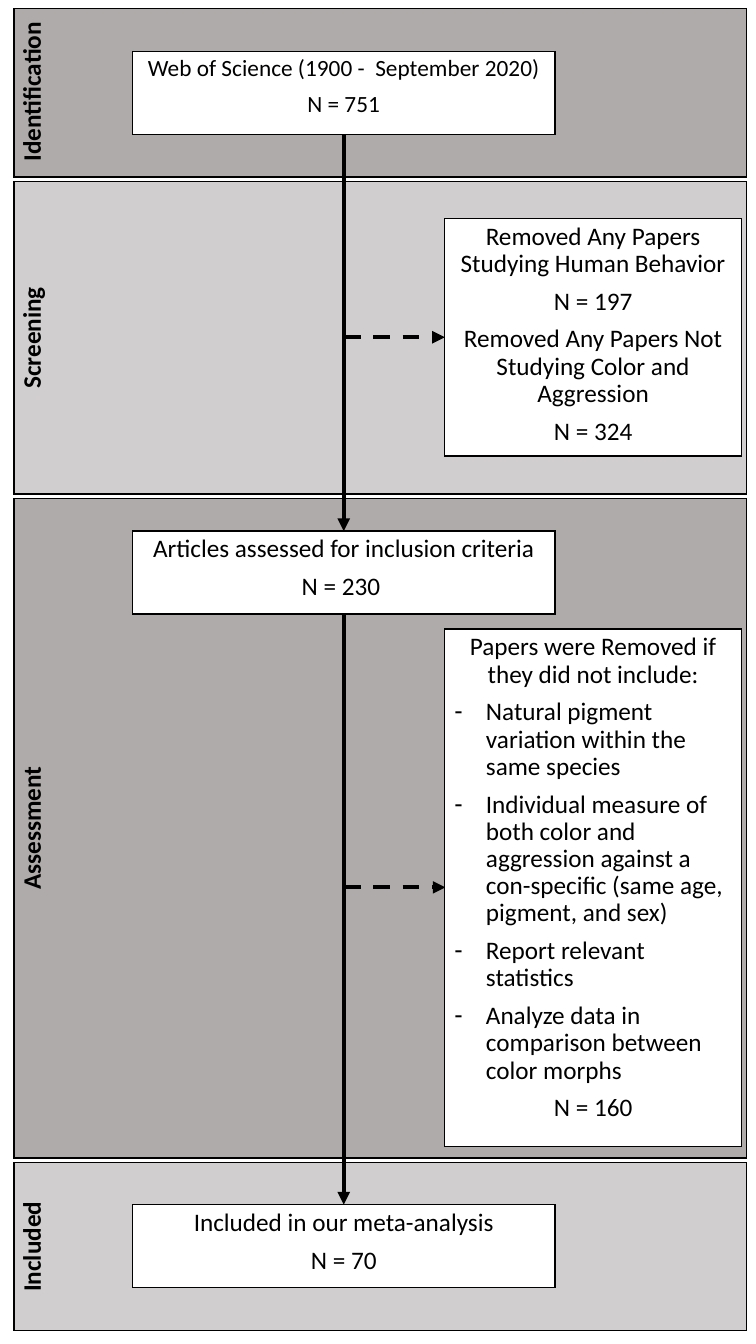
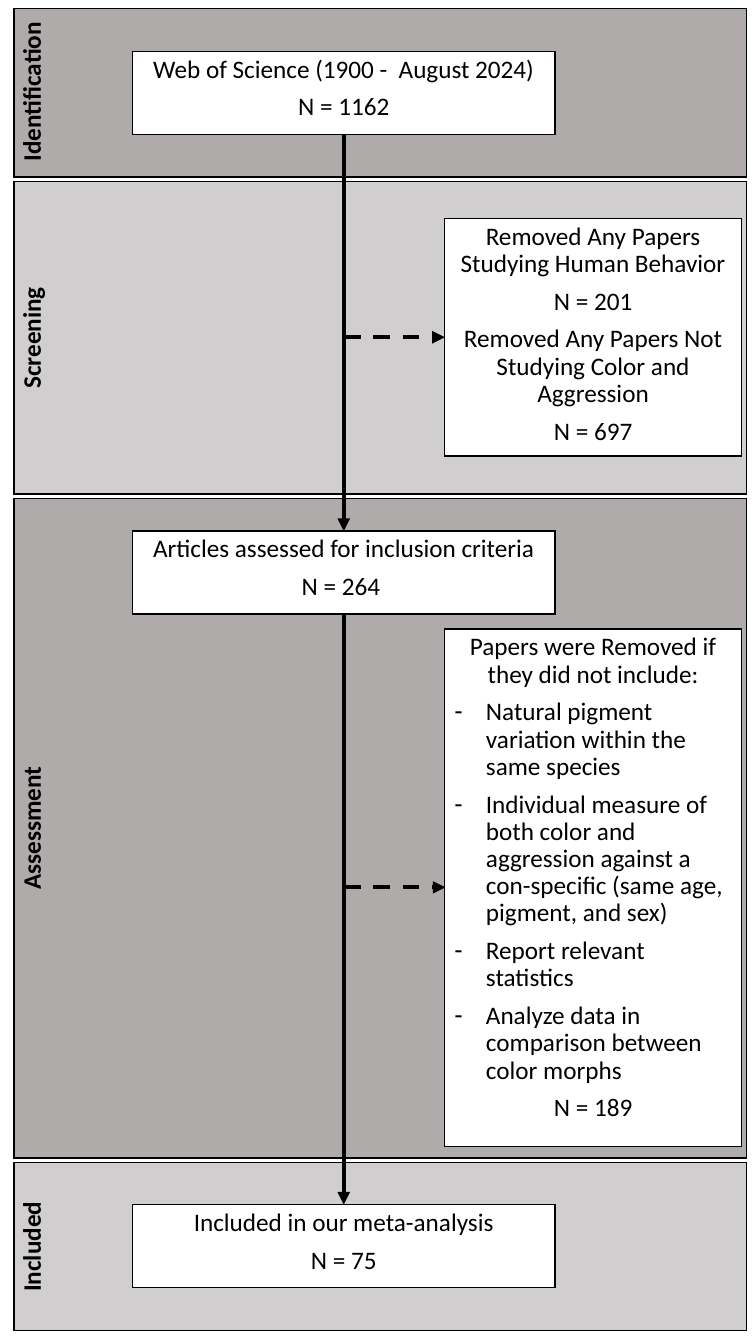
Before and after one commit to sruckman/meta-analysis, a slide deck: slide 1 of R Files/Figures/Figure 1 Flow Diagram.pptx. Drawn at 756x1344 pixels with LibreOffice and Linux fonts; fonts in the diff are those of the drawing. Boxes give left, top, right and bottom in pixels: in the first picture for what was removed or moved away, otherwise in the second. Text is boxed around its words. In the diff, an @@ line names an element or a change of style, - is before the commit and + after.

```diff
--- a/R Files/Figures/Figure 1 Flow Diagram.pptx
+++ b/R Files/Figures/Figure 1 Flow Diagram.pptx
@@ subtitle at [153, 59, 534, 115]: text changed; size 16.6 to 18 pt @@
-Web of Science (1900 - September 2020)
-N = 751
+Web of Science (1900 - August 2024)
+N = 1162
@@ text in rectangle at [554, 293, 632, 310]: text changed @@
-N = 197
+N = 201
@@ text in rectangle at [554, 423, 632, 441]: text changed @@
-N = 324
+N = 697
@@ text in rectangle at [302, 578, 380, 595]: text changed @@
-N = 230
+N = 264
@@ text in rectangle at [554, 1098, 632, 1117]: text changed @@
-N = 160
+N = 189
@@ text in rectangle at [311, 1252, 377, 1269]: text changed @@
-N = 70
+N = 75
```
Also in this commit, not shown: 56 other files.
